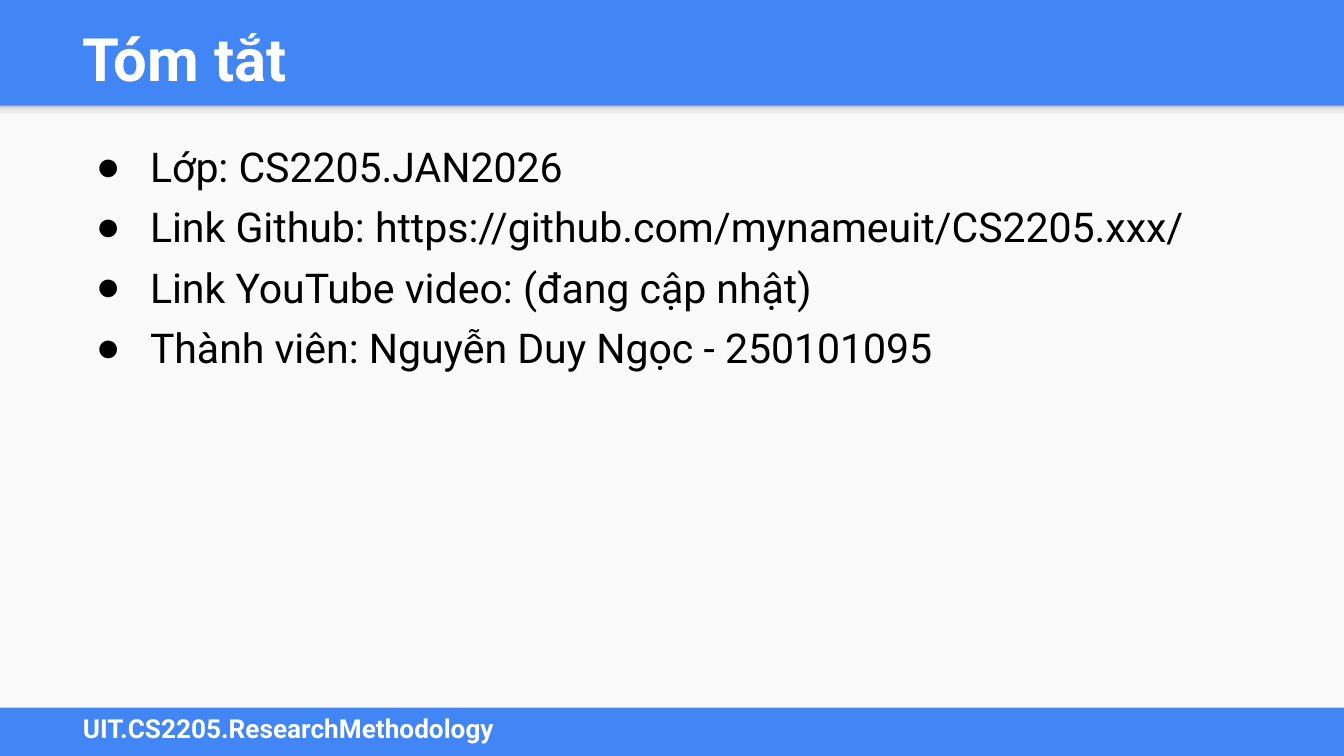
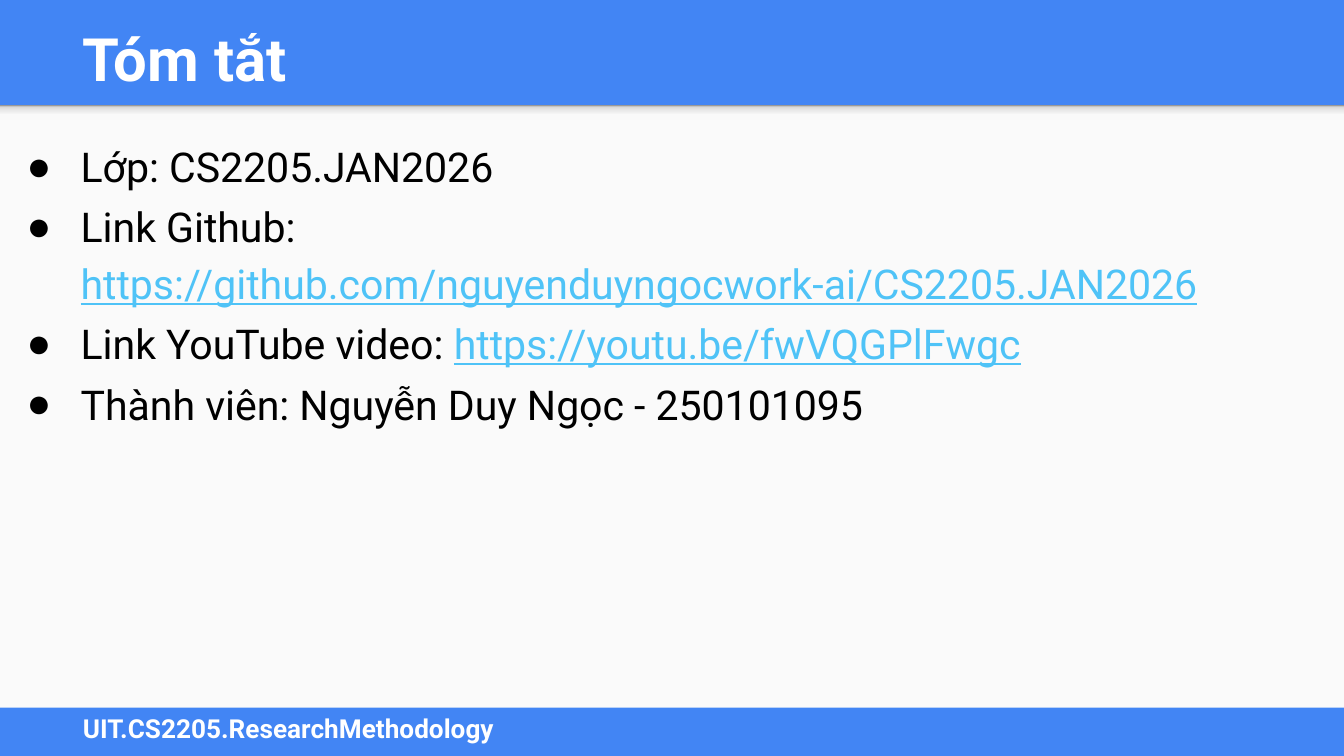
Before and after one commit to nguyenduyngocwork-ai/CS2205.JAN2026, a slide deck: slide 2 of Ngọc Nguyễn Duy - CS2205.JAN2026.DeCuong.FinalReport.Template.Slide.pptx. Drawn at 1344x756 pixels with LibreOffice and Linux fonts; fonts in the diff are those of the drawing. Boxes give left, top, right and bottom in pixels: in the first picture for what was removed or moved away, otherwise in the second. Text is boxed around its words. In the diff, an @@ line names an element or a change of style, - is before the commit and + after.

```diff
--- a/Ngọc Nguyễn Duy - CS2205.JAN2026.DeCuong.FinalReport.Template.Slide.pptx
+++ b/Ngọc Nguyễn Duy - CS2205.JAN2026.DeCuong.FinalReport.Template.Slide.pptx
@@ text "Lớp: CS2205.JAN2026": place and size @@
-text "Lớp: CS2205.JAN2026" at box(150, 151, 1183, 372)
+text "Lớp: CS2205.JAN2026" at box(81, 151, 1198, 429)
@@ text at box(81, 211, 1198, 368): text changed; text colour #000000 to #4FC3F7 @@
-● Link Github: https://github.com/mynameuit/CS2205.xxx/
-● Link YouTube video: (đang cập nhật)
+● Link Github: https://github.com/nguyenduyngocwork-ai/CS2205.JAN2026
+● Link YouTube video: https://youtu.be/fwVQGPlFwgc
```
Also in this commit, not shown: 1 other file.
